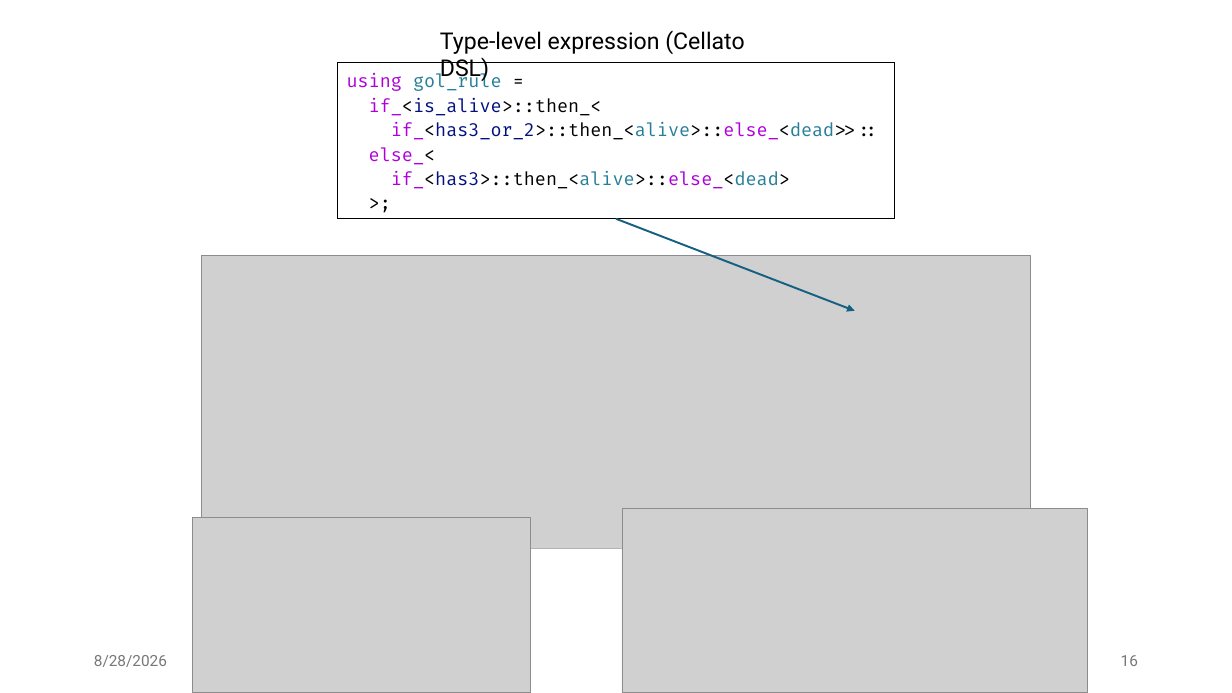
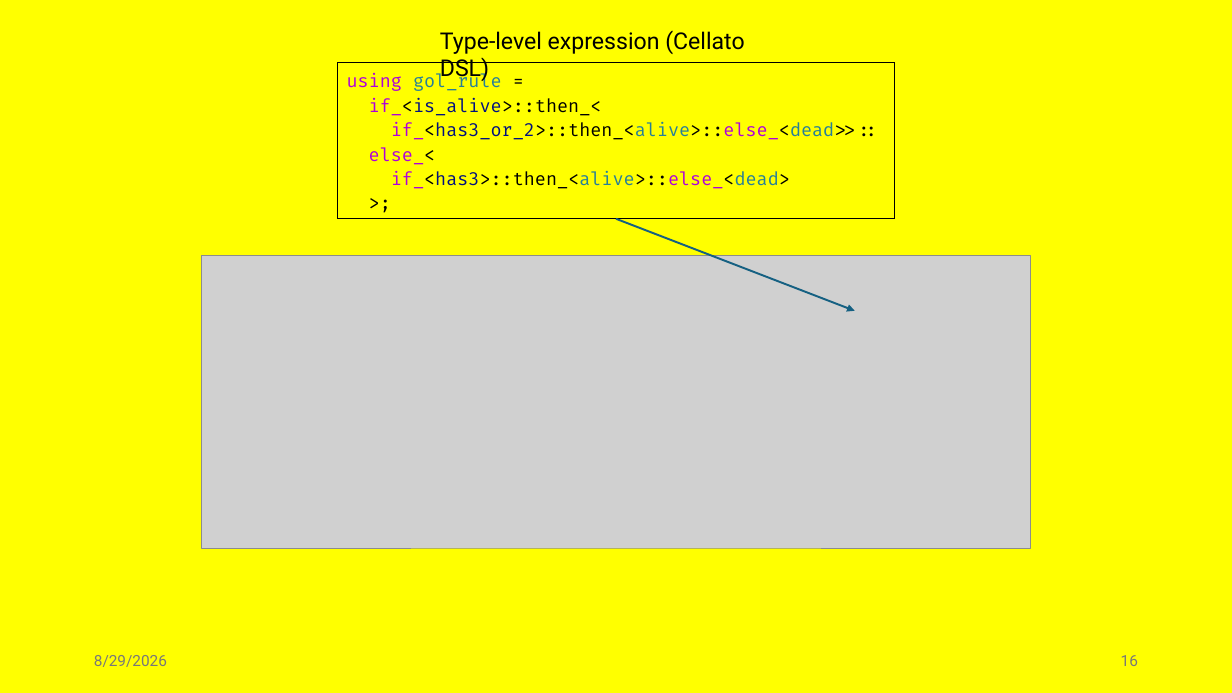
Before and after one commit to jiriklepl/phd-thesis, a slide deck: slide 16 of slides/Optimizing Memory Layouts and Traversal Orders in High-Performance Computing.pptx. Drawn at 1232x693 pixels with LibreOffice and Linux fonts; fonts in the diff are those of the drawing; grey boxes stand for pictures. Boxes give left, top, right and bottom in pixels: in the first picture for what was removed or moved away, otherwise in the second. Text is boxed around its words. In the diff, an @@ line names an element or a change of style, - is before the commit and + after.

```diff
--- a/slides/Optimizing Memory Layouts and Traversal Orders in High-Performance Computing.pptx
+++ b/slides/Optimizing Memory Layouts and Traversal Orders in High-Performance Computing.pptx
@@ background #FFFFFF to #FFFF00 @@
@@ picture removed at (x1=622, y1=508, x2=1088, y2=693) @@
@@ picture removed at (x1=193, y1=518, x2=531, y2=693) @@
@@ text at (x1=94, y1=655, x2=167, y2=667): text changed @@
-8/28/2026
+8/29/2026
```
Also in this commit, not shown: 28 other slides changed, 1 slide added, 2 slides removed.
